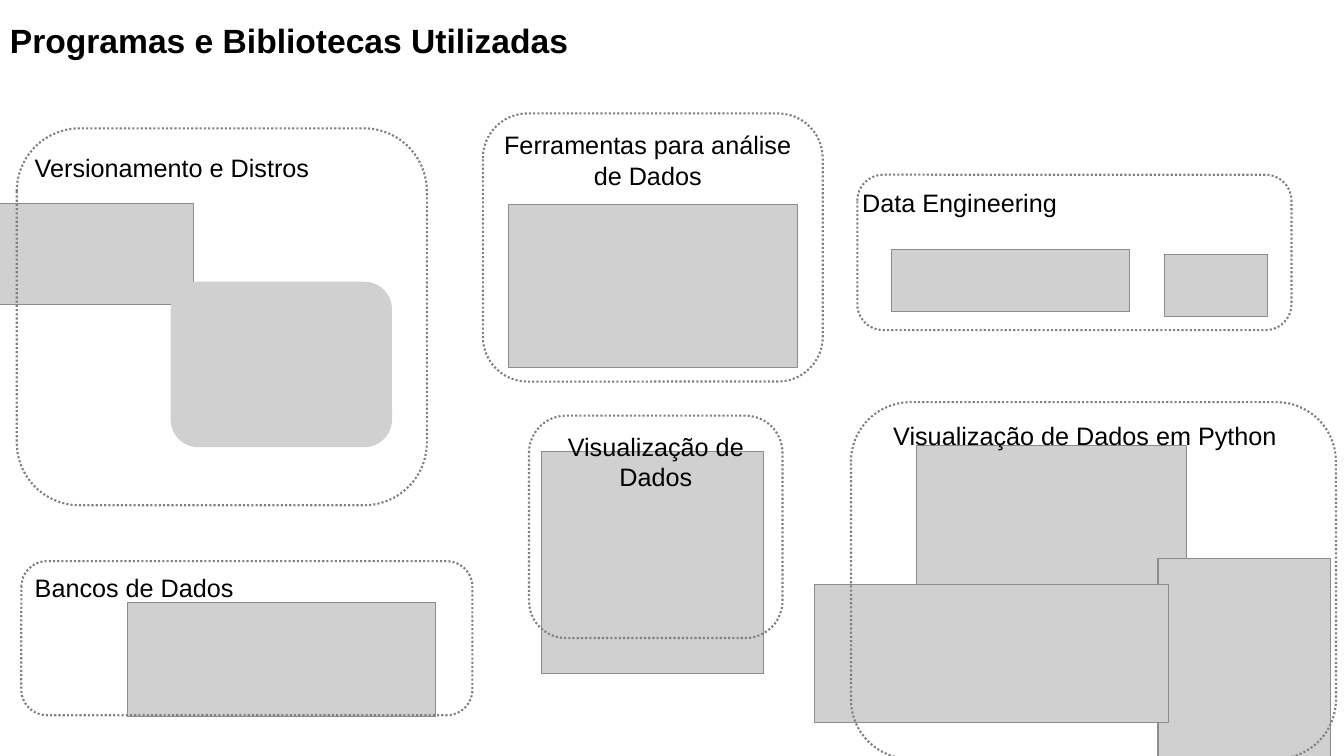
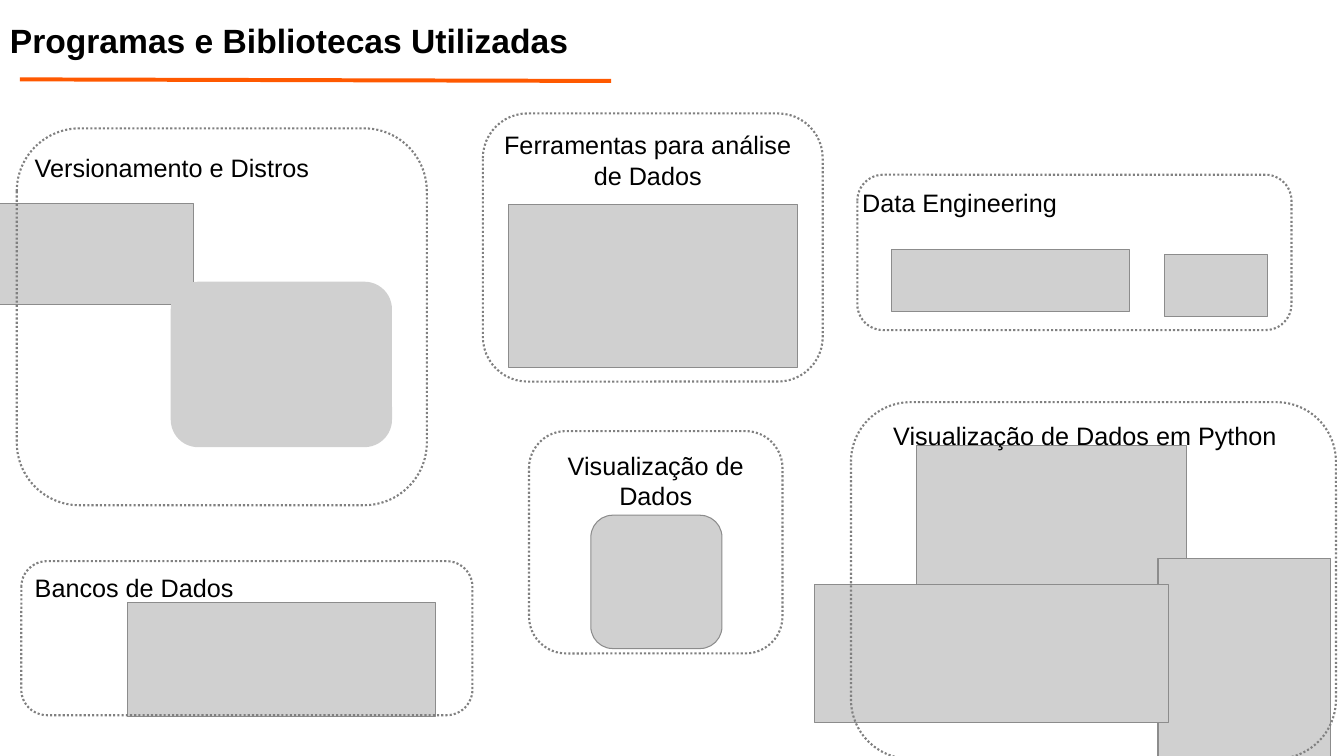
Before and after one commit to zgiuliana/bootcamp_itau_dados, a slide deck: slide 4 of bootcamp.pptx. Drawn at 1344x756 pixels with LibreOffice and Linux fonts; fonts in the diff are those of the drawing; grey boxes stand for pictures; background and template pictures are left out. Boxes give left, top, right and bottom in pixels: in the first picture for what was removed or moved away, otherwise in the second. Text is boxed around its words. In the diff, an @@ line names an element or a change of style, - is before the commit and + after.

```diff
--- a/bootcamp.pptx
+++ b/bootcamp.pptx
@@ line added from (20, 80) to (611, 81), #FF5900 2.83 pt @@
@@ text "Visualização de Dados" moved from (x1=568, y1=435, x2=744, y2=487) to (x1=568, y1=456, x2=744, y2=506) @@
@@ rounded rectangle moved from (x1=529, y1=415, x2=783, y2=638) to (x1=529, y1=432, x2=783, y2=654) @@
@@ rounded rectangle at (x1=529, y1=432, x2=783, y2=654): proportions changed @@
@@ picture resized from (x1=541, y1=452, x2=764, y2=675) to (x1=591, y1=515, x2=722, y2=648) @@
```
Also in this commit, not shown: 3 other slides changed, 1 slide added, 1 slide removed.
